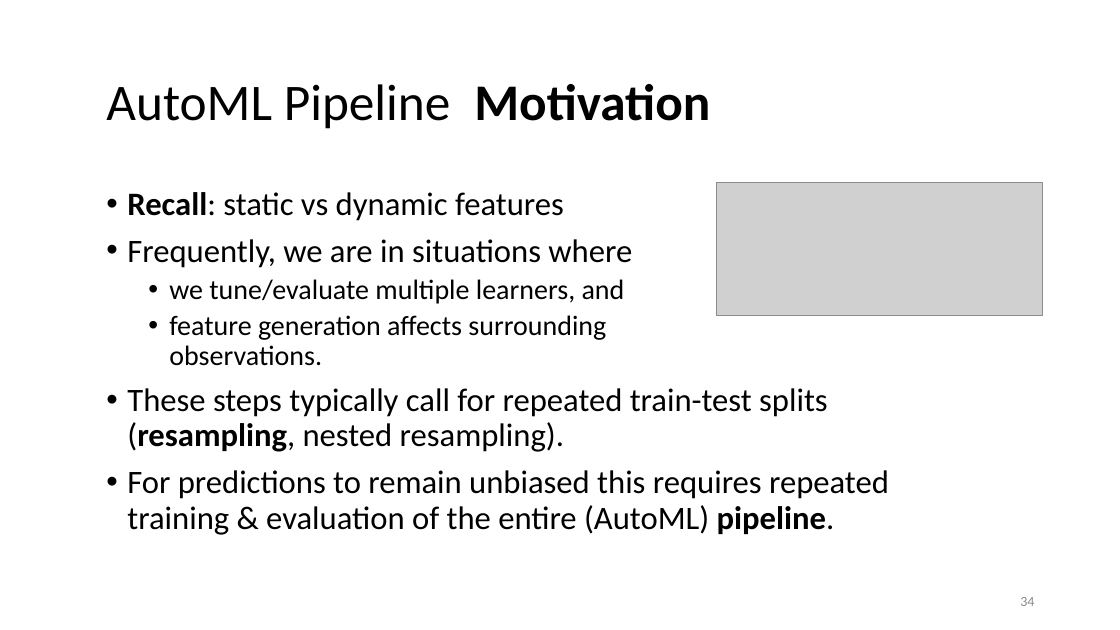
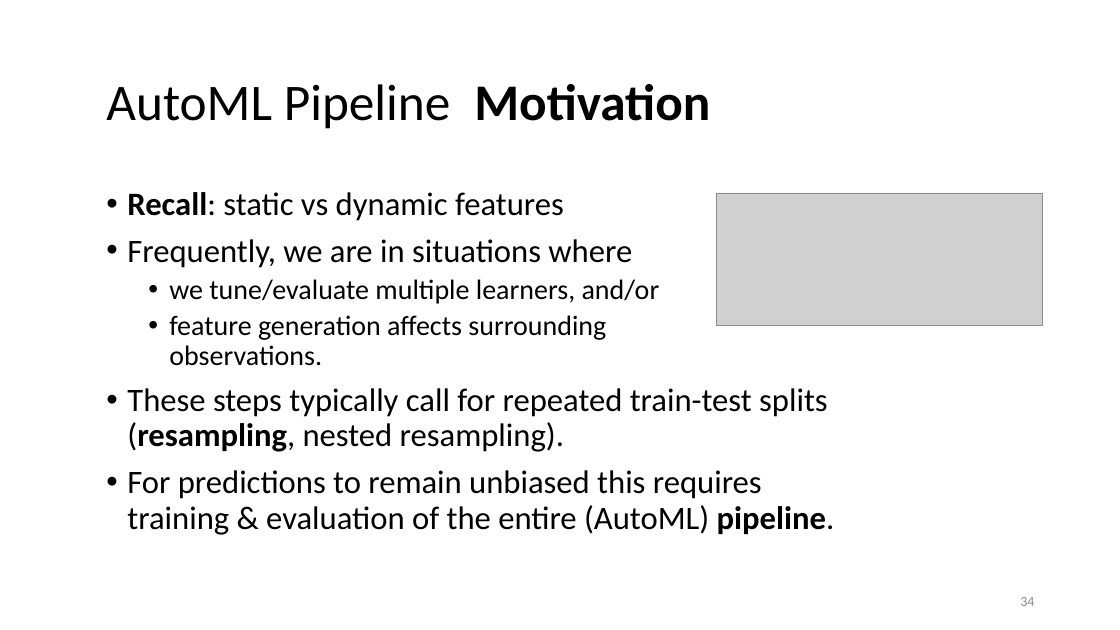
Before and after one commit to lisa-wm/consulting, a slide deck: slide 34 of 5_seminar/Contents_Part_02/slides/slides_II_3.pptx. Drawn at 1120x630 pixels with LibreOffice and Linux fonts; fonts in the diff are those of the drawing; grey boxes stand for pictures. Boxes give left, top, right and bottom in pixels: in the first picture for what was removed or moved away, otherwise in the second. Text is boxed around its words. In the diff, an @@ line names an element or a change of style, - is before the commit and + after.

```diff
--- a/5_seminar/Contents_Part_02/slides/slides_II_3.pptx
+++ b/5_seminar/Contents_Part_02/slides/slides_II_3.pptx
@@ picture: place and size @@
-picture at bbox=[717, 183, 1043, 315]
+picture at bbox=[717, 193, 1043, 325]
@@ text at bbox=[169, 279, 660, 304]: text changed @@
-  • we tune/evaluate multiple learners, and
+  • we tune/evaluate multiple learners, and/or
@@ text at bbox=[127, 470, 835, 535]: text changed @@
-• For predictions to remain unbiased this requires repeated
-  training & evaluation of the entire (AutoML) pipeline.
+• For predictions to remain unbiased this requires
+  training & evaluation of the entire (AutoML) pipeline.
```
Also in this commit, not shown: 6 other slides changed, 5 other files.
